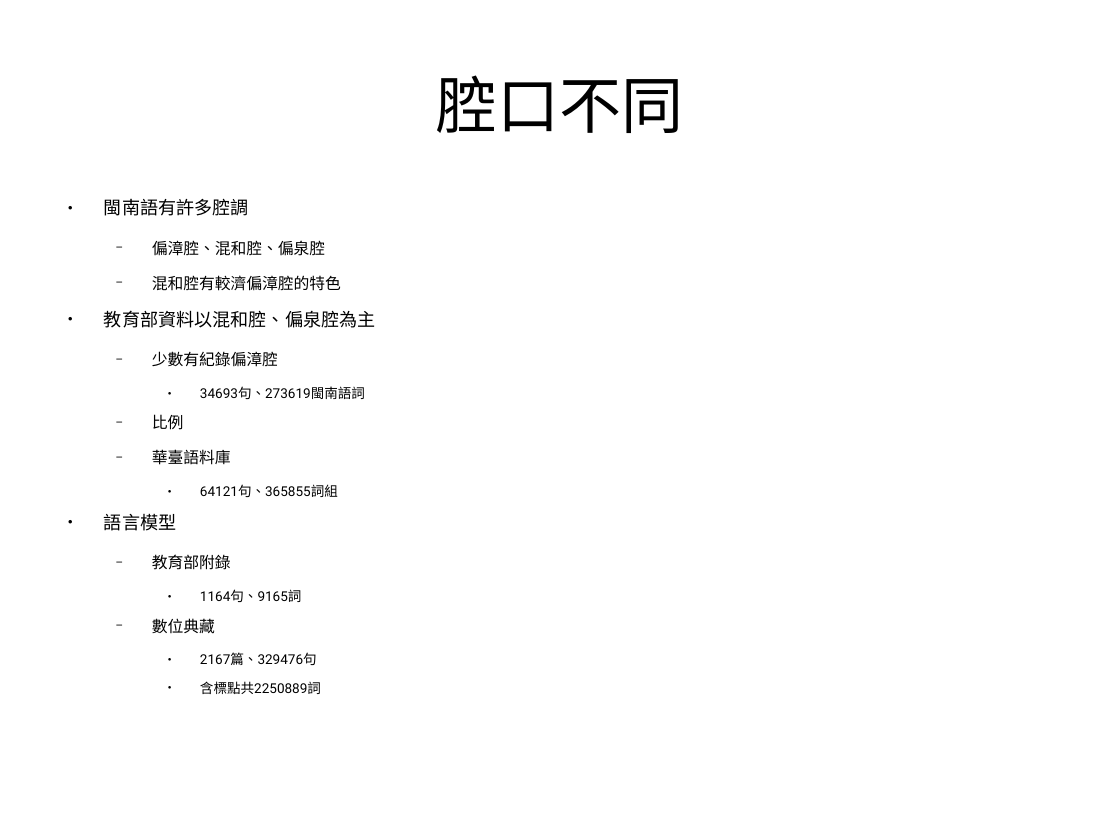
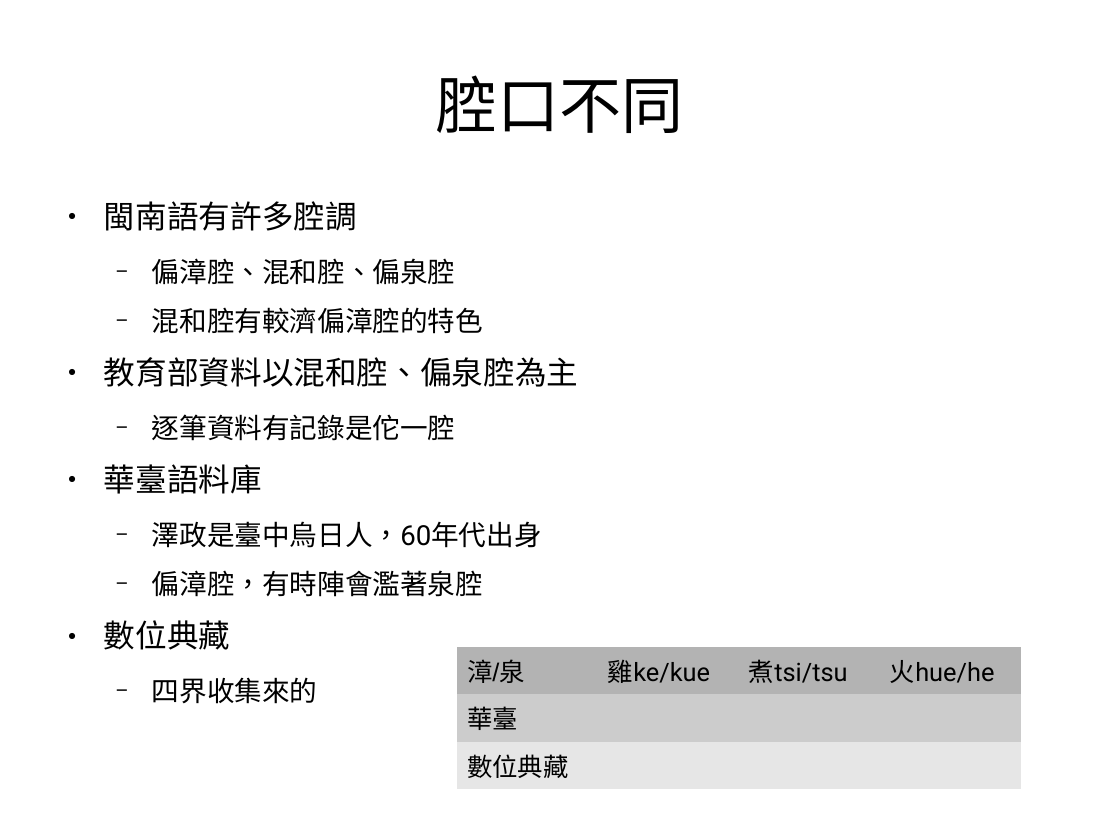
Before and after one commit to sih4sing5hong5/po3-ko3_tau5-iann2-phinn3, a slide deck: slide 16 of 翻譯報告.odp. Drawn at 1120x840 pixels with LibreOffice and Linux fonts; fonts in the diff are those of the drawing. Boxes give left, top, right and bottom in pixels: in the first picture for what was removed or moved away, otherwise in the second. Text is boxed around its words. In the diff, an @@ line names an element or a change of style, - is before the commit and + after.

Commit message:
加語料的說明 丞宏

```diff
--- a/翻譯報告.odp
+++ b/翻譯報告.odp
@@ text at [104,201,578,650]: size 12.8 to 22.4 pt in "閩南語有許多腔調", "教育部資料以混和腔、偏泉腔為主"; size 11.2 to 19.6 pt in "偏漳腔、混和腔、偏泉腔", "混和腔有較濟偏漳腔的特色"; size 11.2 to 22.4 pt in "華臺語料庫", "數位典藏"; bullet − to ●; list level 2 to 1 in "華臺語料庫"; list level 2 to 1 in "數位典藏" @@
@@ text at [152,414,455,441]: text changed; size 9.6 to 19.6 pt @@
-  − 少數有紀錄偏漳腔
-    ● 34693句、273619閩南語詞
-  − 比例
+  − 逐筆資料有記錄是佗一腔
@@ text at [152,521,542,597]: text changed; size 9.6 to 19.6 pt @@
-    ● 64121句、365855詞組
-● 語言模型
-  − 教育部附錄
-    ● 1164句、9165詞
+  − 澤政是臺中烏日人，60年代出身
+  − 偏漳腔，有時陣會濫著泉腔
@@ text at [200,652,321,694]: text changed; size 9.6 to 19.6 pt @@
-    ● 2167篇、329476句
-    ● 含標點共2250889詞
+  − 四界收集來的
@@ table added at [457,647,1022,782], 3 rows, 4 columns @@
+漳/泉 | 雞ke/kue | 煮tsi/tsu | 火hue/he
+華臺 |  |  | 
+數位典藏 |  |  | 
```
Also in this commit, not shown: 2 other slides changed, 6 slides added.
